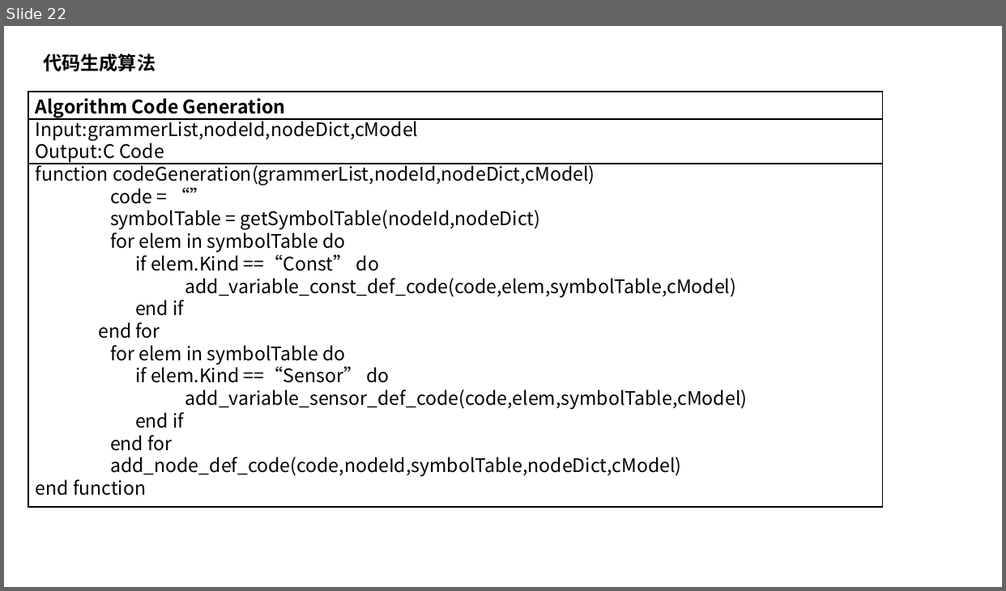
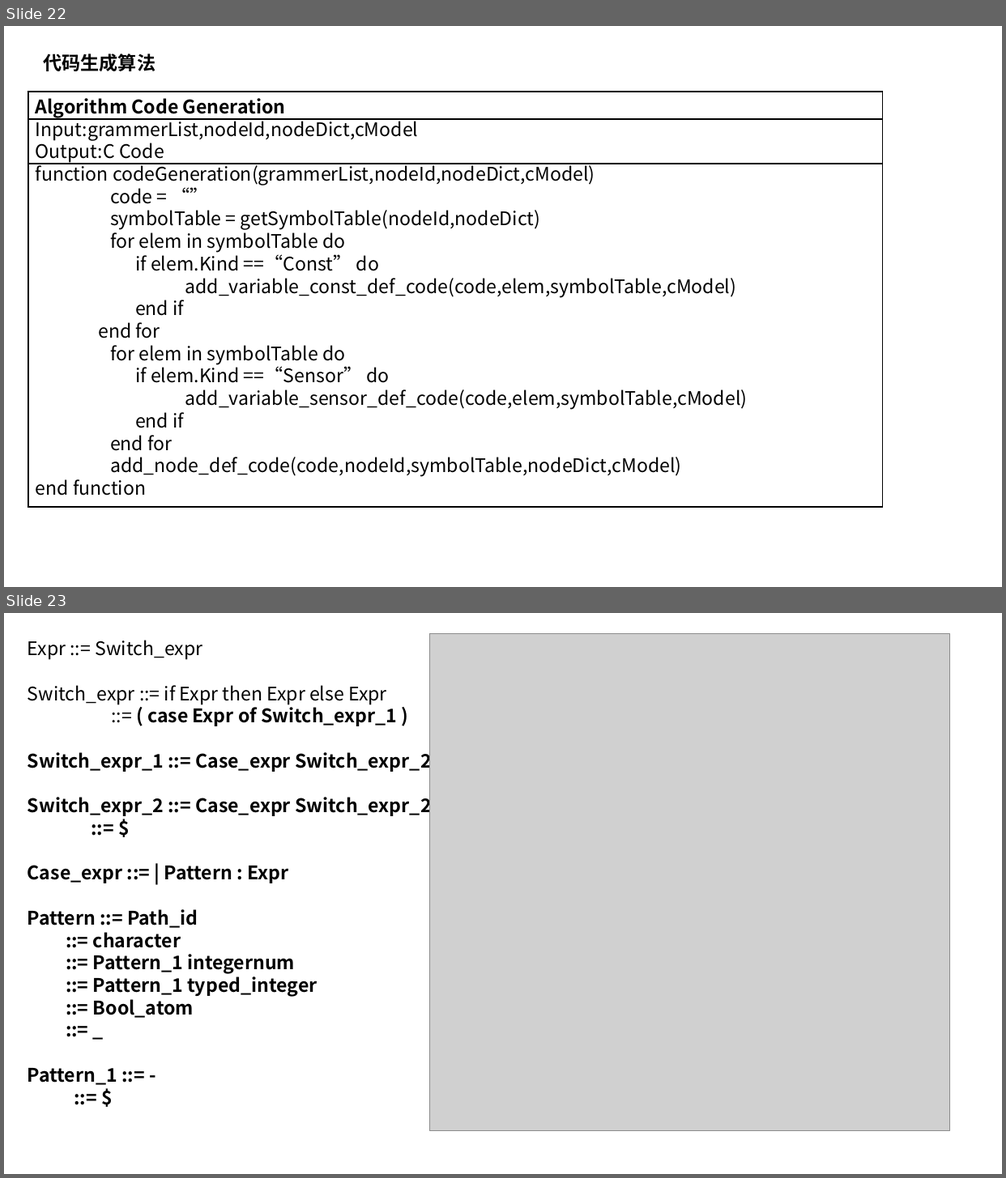
Before and after one commit to 6kuai300gmbzhc/SCADE2C, a slide deck: docs/scade.pptx. Shown one above the other, each under a label of ours: slide 22 before the commit, slides 22 and 23 after it. The pictures are 1006x591 and 1006x1178 pixels, drawn with LibreOffice and Linux fonts; fonts in the diff are those of the drawing; grey boxes stand for pictures. Boxes give left, top, right and bottom in pixels: in the first picture for what was removed or moved away, otherwise in the second. Text is boxed around its words. In the diff, an @@ line names an element or a change of style, - is before the commit and + after.

```diff
--- a/docs/scade.pptx
+++ b/docs/scade.pptx
@@ slide 23 added at [4, 613, 1002, 1174], background #FFFFFF @@
@@ picture added at [430, 633, 949, 1131] @@
@@ text added at [27, 640, 431, 1085], 18 pt, text #000000, bold @@
+Expr ::= Switch_expr
+Switch_expr ::= if Expr then Expr else Expr
+::= ( case Expr of Switch_expr_1 )
+Switch_expr_1 ::= Case_expr Switch_expr_2
+Switch_expr_2 ::= Case_expr Switch_expr_2
+::= $
+Case_expr ::= | Pattern : Expr
+Pattern ::= Path_id
+::= character
+::= Pattern_1 integernum
+::= Pattern_1 typed_integer
+::= Bool_atom
+::= _
+Pattern_1 ::= -
+::= $
```
Also in this commit, not shown: 4 other slides added, 10 other files.
